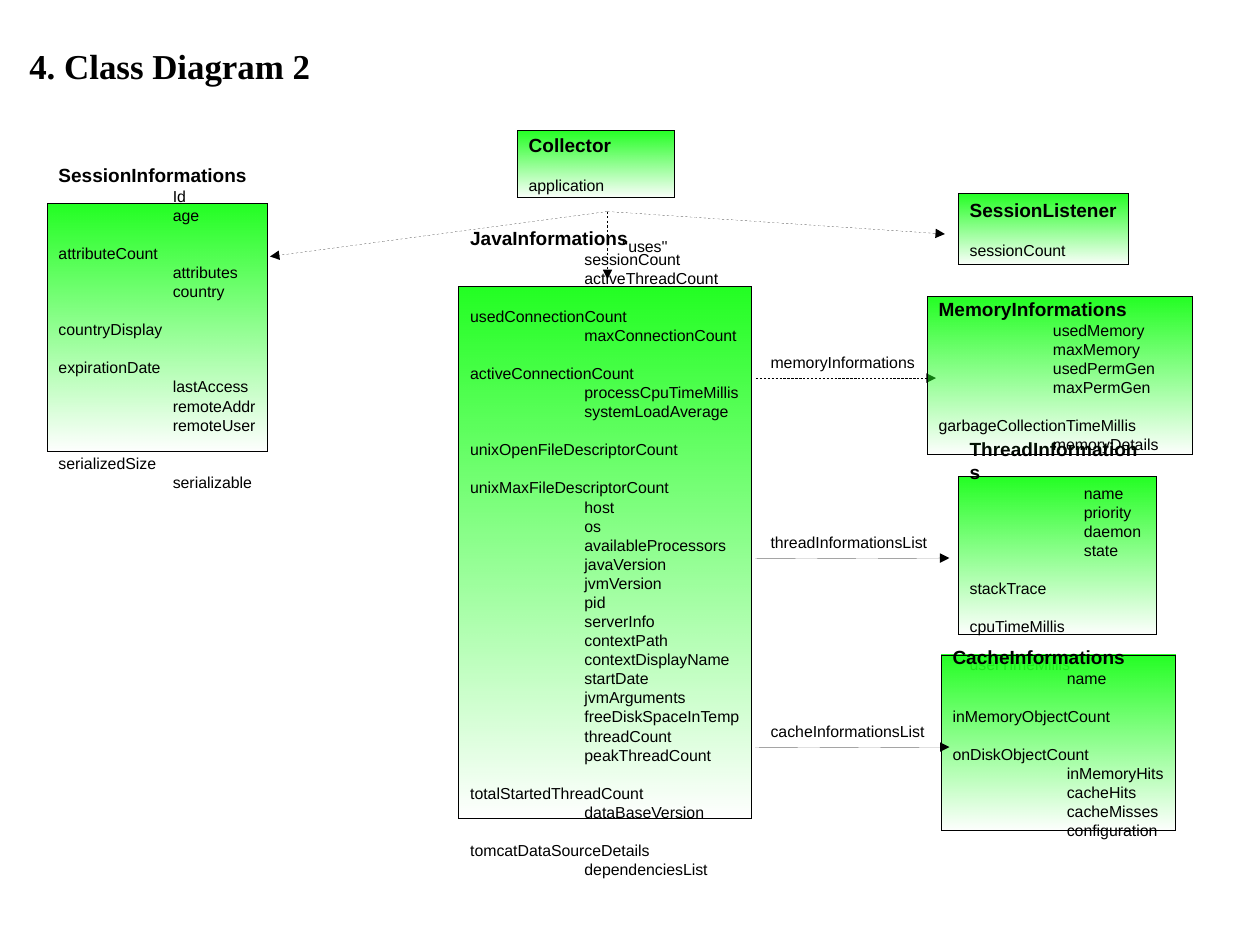
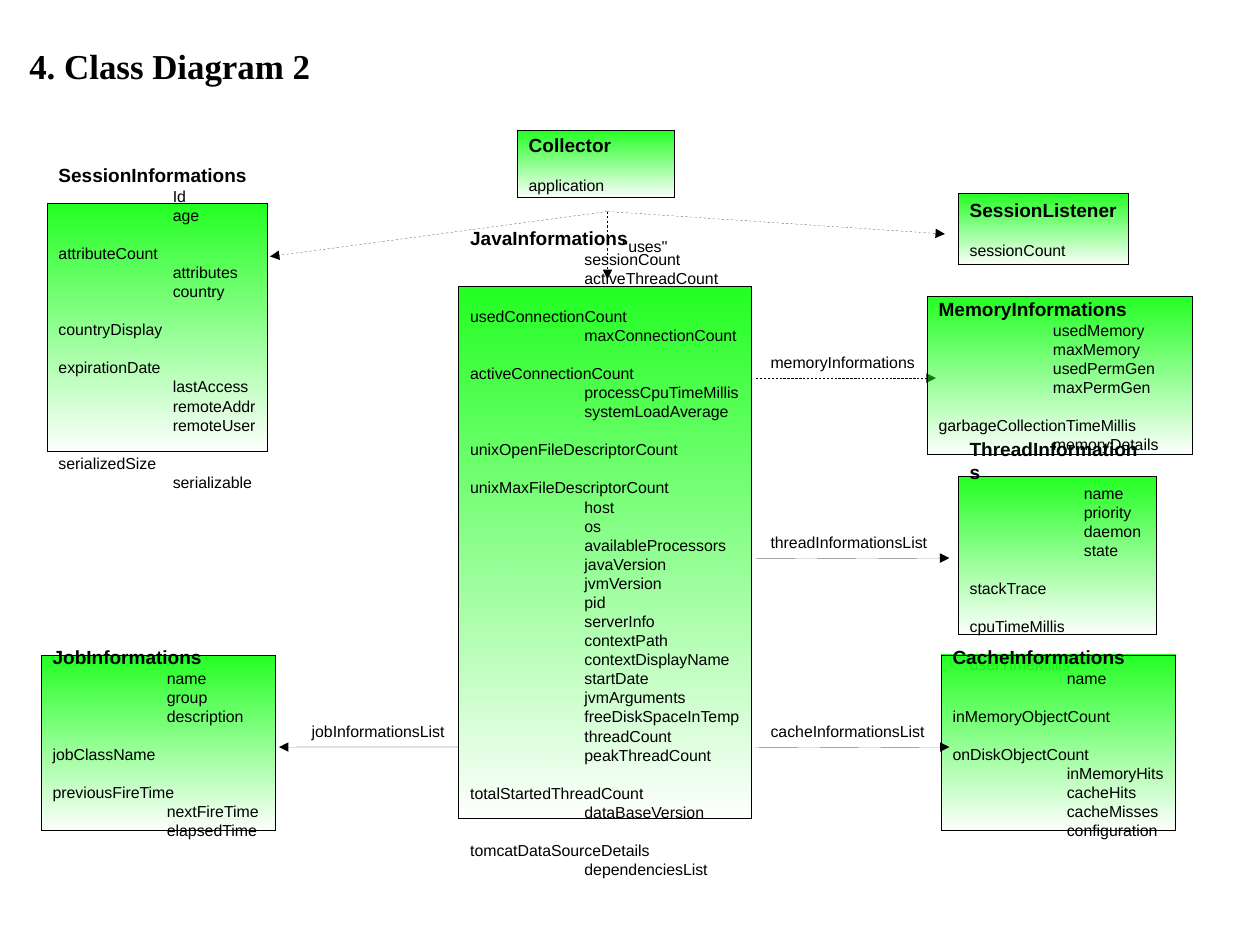
Before and after one commit to shaode/javamelody, a slide deck: slide 4 of javamelody-core/src/site/resources/Map.odp. Drawn at 1260x945 pixels with LibreOffice and Linux fonts; fonts in the diff are those of the drawing. Boxes give left, top, right and bottom in pixels: in the first picture for what was removed or moved away, otherwise in the second. Text is boxed around its words. In the diff, an @@ line names an element or a change of style, - is before the commit and + after.

Commit message:
ajout JobInformations + corrections

```diff
--- a/javamelody-core/src/site/resources/Map.odp
+++ b/javamelody-core/src/site/resources/Map.odp
@@ rectangle added at bbox=[41, 655, 276, 830], fill gradient #23FF23, outline #000000 0 pt, 10 pt, text #000000 @@
+JobInformations
+name
+group
+description
+jobClassName
+previousFireTime
+nextFireTime
+elapsedTime
@@ arrow added from (460, 748) to (279, 748), #000000 0 pt @@
@@ text added at bbox=[312, 725, 445, 741], 10 pt, text #000000 @@
+jobInformationsList
```
Also in this commit, not shown: 2 other slides changed.
